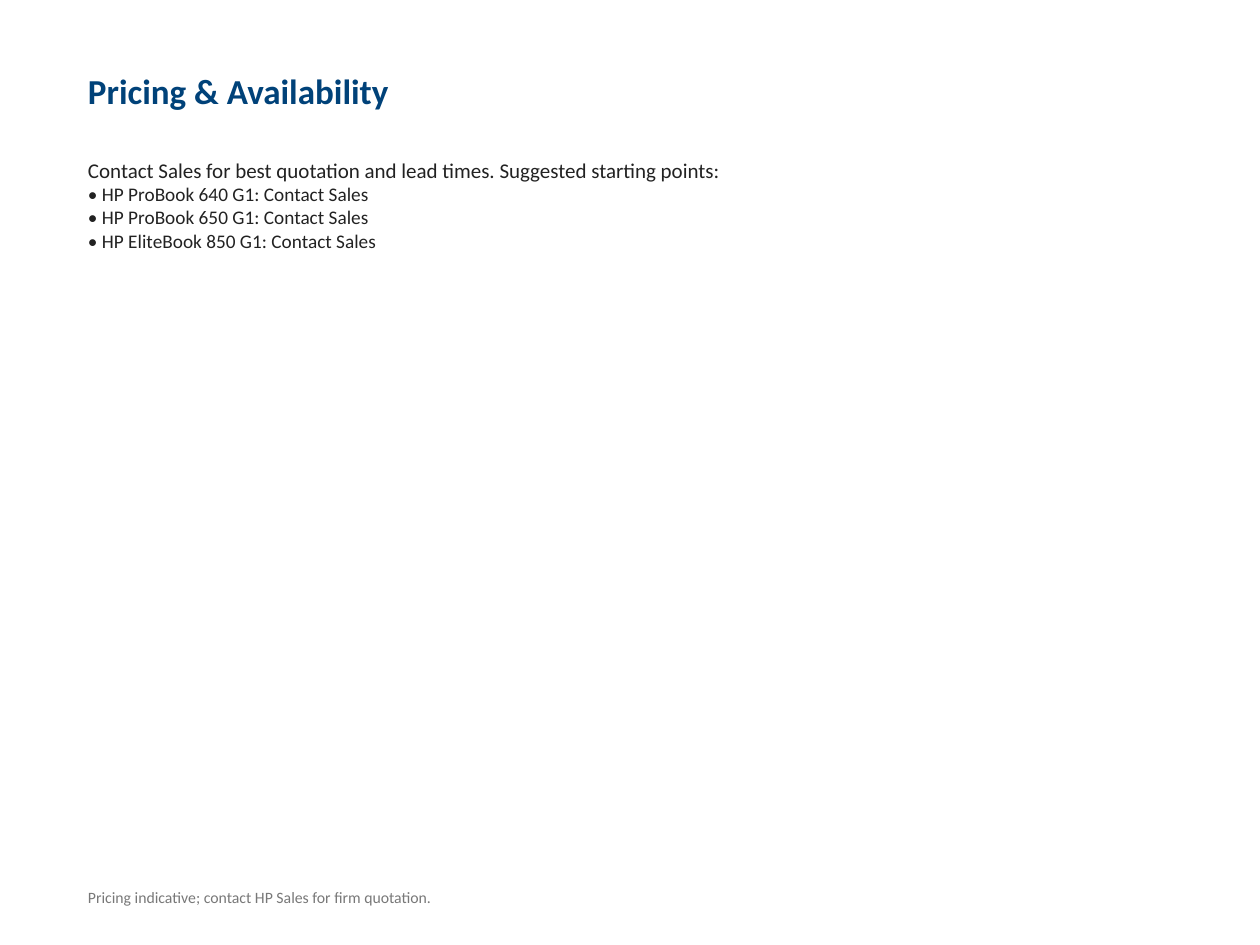
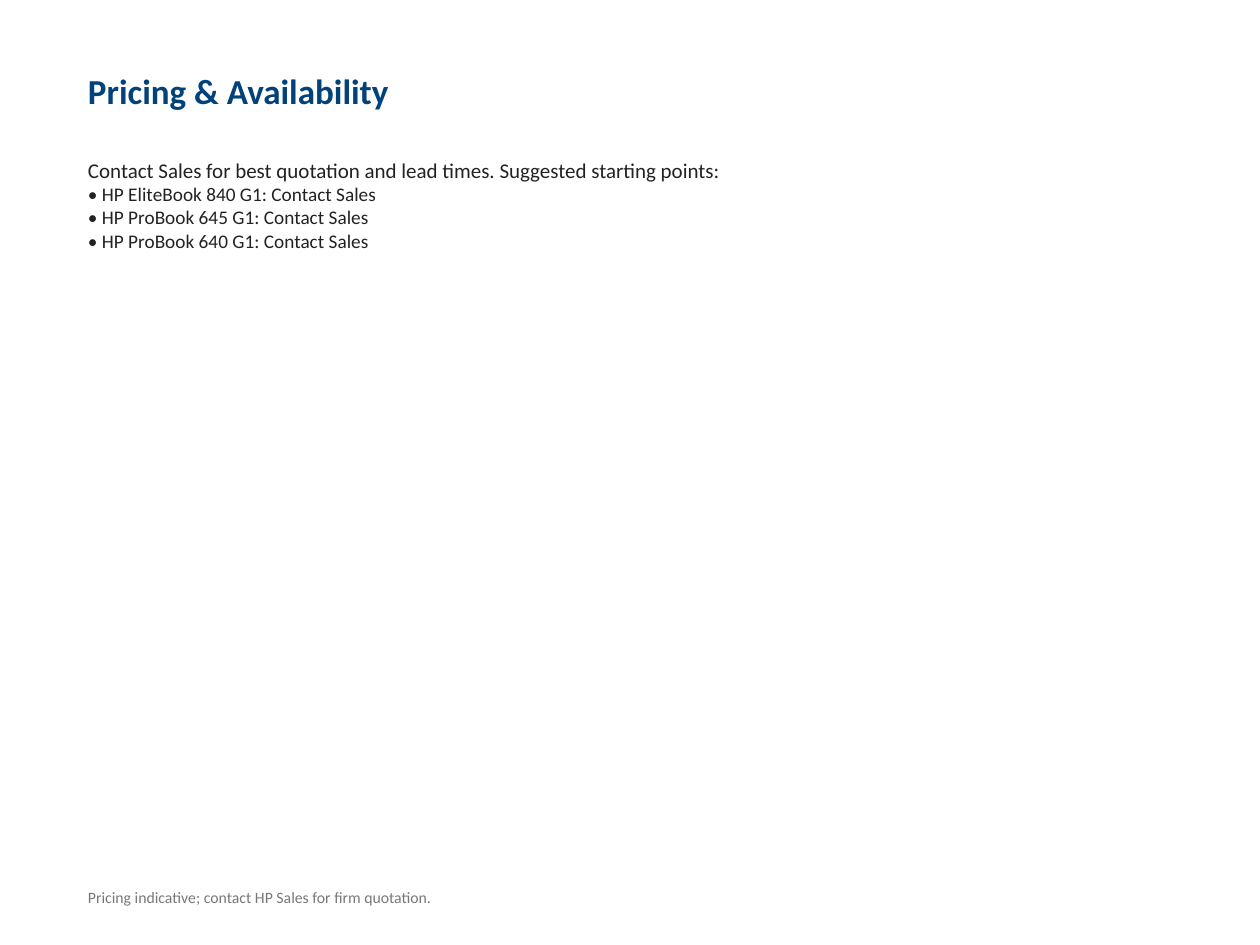
Before and after one commit to Abhinav-u2/hp-ai-deck-generator, a slide deck: slide 8 of HP_Proposal_Professional.pptx. Drawn at 1260x945 pixels with LibreOffice and Linux fonts; fonts in the diff are those of the drawing. Boxes give left, top, right and bottom in pixels: in the first picture for what was removed or moved away, otherwise in the second. Text is boxed around its words. In the diff, an @@ line names an element or a change of style, - is before the commit and + after.

```diff
--- a/HP_Proposal_Professional.pptx
+++ b/HP_Proposal_Professional.pptx
@@ text at (x1=102, y1=187, x2=376, y2=224): paragraphs added @@
+• HP EliteBook 840 G1: Contact Sales
+• HP ProBook 645 G1: Contact Sales
@@ text at (x1=102, y1=210, x2=376, y2=248): paragraphs removed @@
-• HP ProBook 650 G1: Contact Sales
-• HP EliteBook 850 G1: Contact Sales
```
Also in this commit, not shown: 7 other slides changed, 5 other files.
